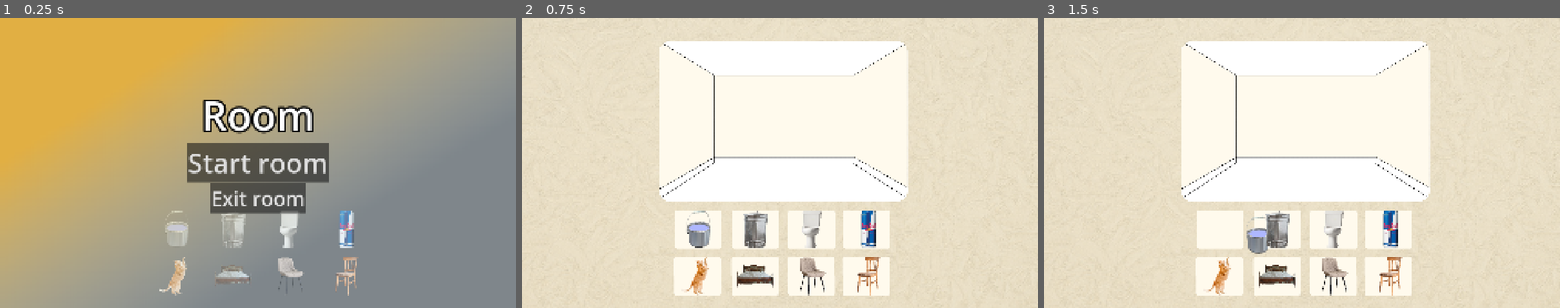
Above: before the commit, frames 1-3 (left to right).
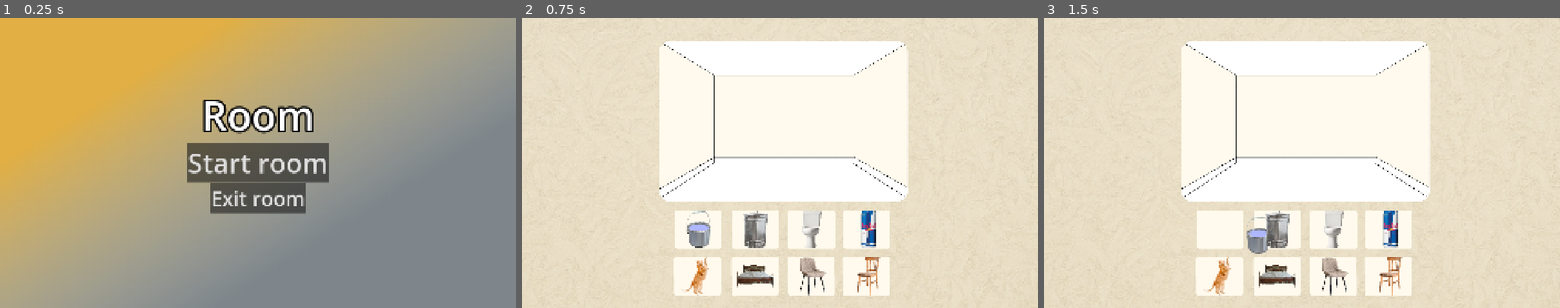
Above: after the commit, the same moments.

Repository: wgold152/hackathon
Game: Godot game, scene res://scenes/menu.tscn
The game is run twice, just before and just after one commit, with the same random seed, the same clock (stepped at 60 frames per second) and the same inputs.
Inputs (mouse positions are in pixels of both pictures, inside the frame that each line leads up to):
- Up to frame 1 (0.25 s): no input
- Up to frame 2 (0.75 s): click "Start room" at 0.5 s
- Up to frame 3 (1.5 s): tap Enter at 1.25 s; drag from (1219, 229) to (1332, 247) at 1.27 s

The runs differ from the first frame. In frame 1, 2.2% of the frame differs, in the area x 30-70%, y 66-96%; in frame 2, nothing differs; in frame 3, nothing differs.

Commit message:
UPDATED VACCUM AND ALSO NO SHIT ON TITLE!!!!!!!!!

Diff:
--- a/project.godot
+++ b/project.godot
@@ -19,7 +19,6 @@
 
 PlayerControls="*uid://12wi1im6fs8w"
 MusicPlayer="*uid://b2ydac6amwd64"
-FurnitureFromDir="*uid://cw7oo8qemsvlh"
 Inventory="*uid://b0ujr3mu7sim3"
 
 [display]
--- a/scenes/furniture/vacuum.tscn
+++ b/scenes/furniture/vacuum.tscn
@@ -1,11 +1,26 @@
 [gd_scene format=3 uid="uid://csvwsch73cfpb"]
+
+[ext_resource type="Texture2D" uid="uid://dx2xwifqo3jg7" path="res://sprites/hand_vaccum.png" id="1_n263d"]
+
+[sub_resource type="RectangleShape2D" id="RectangleShape2D_n263d"]
+size = Vector2(91, 108)
+
+[sub_resource type="RectangleShape2D" id="RectangleShape2D_guyvn"]
+size = Vector2(90, 12)
 
 [node name="Vacuum" type="Area2D" unique_id=1985858600]
 
-[node name="CollisionShape2D" type="CollisionShape2D" parent="." unique_id=179590335]
+[node name="Sprite2D" type="Sprite2D" parent="." unique_id=922806952]
+texture = ExtResource("1_n263d")
 
-[node name="Area2D" type="Area2D" parent="." unique_id=1620696350]
+[node name="CollisionShape2D2" type="CollisionShape2D" parent="." unique_id=663178300]
+position = Vector2(1.5, 9)
+shape = SubResource("RectangleShape2D_n263d")
 
-[node name="CollisionShape2D" type="CollisionShape2D" parent="Area2D" unique_id=1725746524]
+[node name="Ground" type="Area2D" parent="." unique_id=1620696350]
+
+[node name="CollisionShape2D" type="CollisionShape2D" parent="Ground" unique_id=994496441]
+position = Vector2(3, 63)
+shape = SubResource("RectangleShape2D_guyvn")
 
 [node name="AudioStreamPlayer2D" type="AudioStreamPlayer2D" parent="." unique_id=1130702174]
--- a/scripts/inventory.gd
+++ b/scripts/inventory.gd
@@ -71,7 +71,7 @@
 static func RemoveFurniture(furnishing):
 	furnishings.pop_at(furnishings.find(furnishing))
 
-func _ready() -> void:
-	DirContents(path)
-	inv = PopulateInventory()
-	InstantiateItems(inv)
+#func _ready() -> void:
+	#DirContents(path)
+	#inv = PopulateInventory()
+	#InstantiateItems(inv)
--- a/scripts/menu_control.gd
+++ b/scripts/menu_control.gd
@@ -5,7 +5,7 @@
 
 # Called when the node enters the scene tree for the first time.
 func _ready() -> void:
-	button.pressed.connect(get_tree().change_scene_to_file.bind("res://scenes/main.tscn"))
+	button.pressed.connect(initMain)
 	# change connect param to "something"
 	button_2.pressed.connect(get_tree().quit)
 
@@ -13,6 +13,11 @@
 # get_tree().change_scene_to_file("res://scenes/main.tscn")
 # spawn items (instantiate)
 
+func initMain():
+	get_tree().change_scene_to_file("res://scenes/main.tscn")
+	Inventory.DirContents(Inventory.path)
+	Inventory.inv = Inventory.PopulateInventory()
+	Inventory.InstantiateItems(Inventory.inv)
 
 # Called every frame. 'delta' is the elapsed time since the previous frame.
 #func _process(delta: float) -> void:
